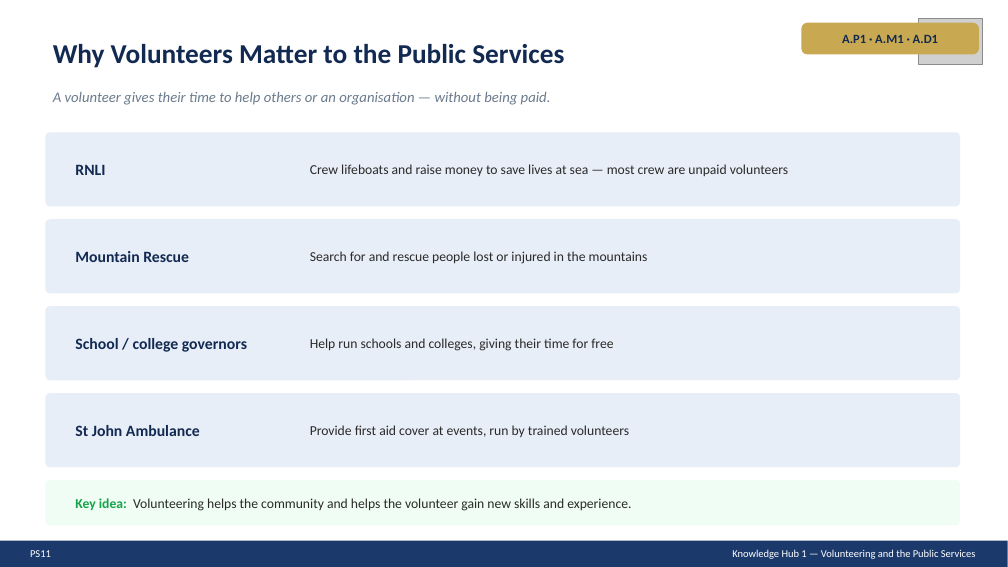
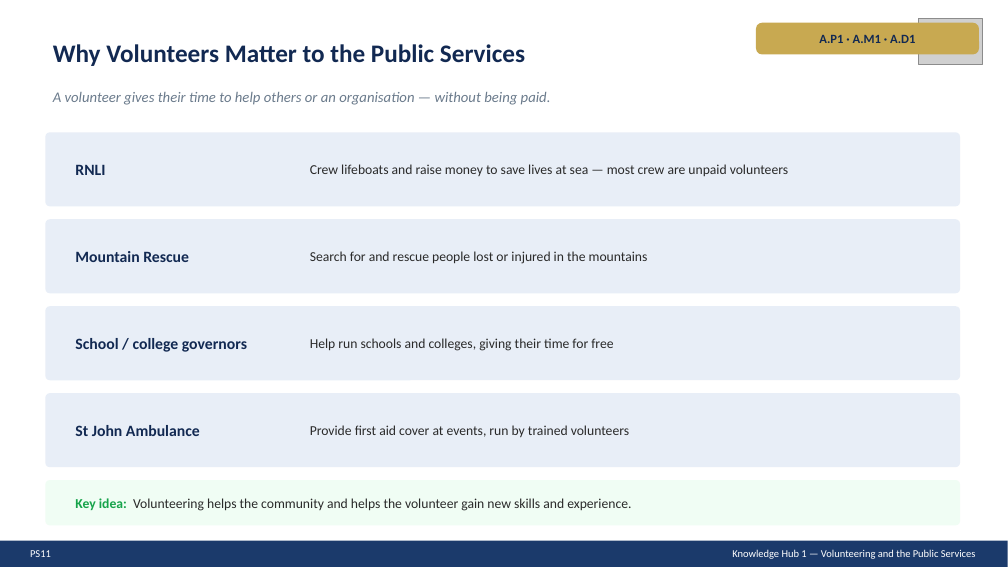
Before and after one commit to JJ2026Outdoor/ACOutdoorEd, a slide deck: slide 4 of PS11ContributingSlides.pptx. Drawn at 1008x567 pixels with LibreOffice and Linux fonts; fonts in the diff are those of the drawing; grey boxes stand for pictures. Boxes give left, top, right and bottom in pixels: in the first picture for what was removed or moved away, otherwise in the second. Text is boxed around its words. In the diff, an @@ line names an element or a change of style, - is before the commit and + after.

```diff
--- a/PS11ContributingSlides.pptx
+++ b/PS11ContributingSlides.pptx
@@ text "Why Volunteers Matter to the ..." at <box>53,44,525,66</box>: size 26 to 24 pt @@
@@ text "A.P1 · A.M1 · A.D1": place and size @@
-text "A.P1 · A.M1 · A.D1" at <box>842,35,938,43</box>
+text "A.P1 · A.M1 · A.D1" at <box>819,35,915,43</box>
@@ rounded rectangle: place and size @@
-rounded rectangle at <box>802,23,979,54</box>
+rounded rectangle at <box>756,23,979,54</box>
```
Also in this commit, not shown: 8 other slides changed, 2 slides added, 1 slide removed, 2 other files.
